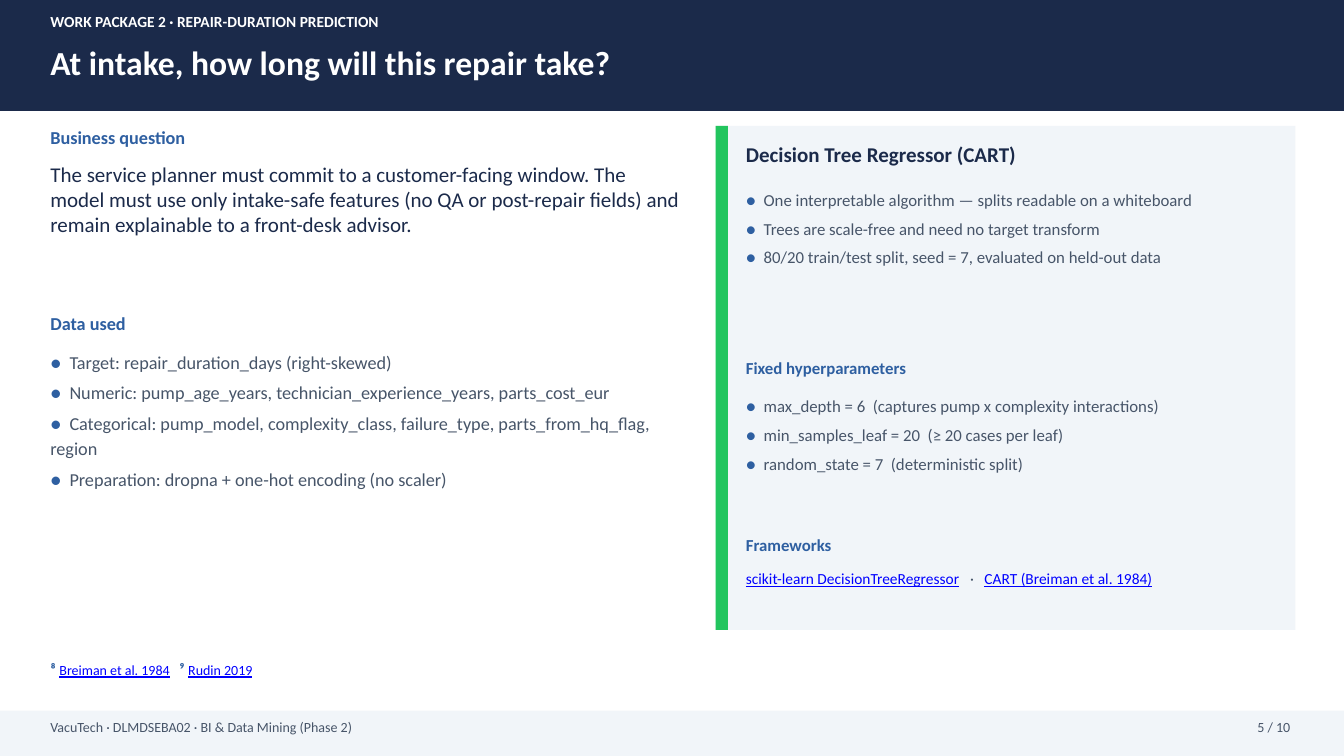
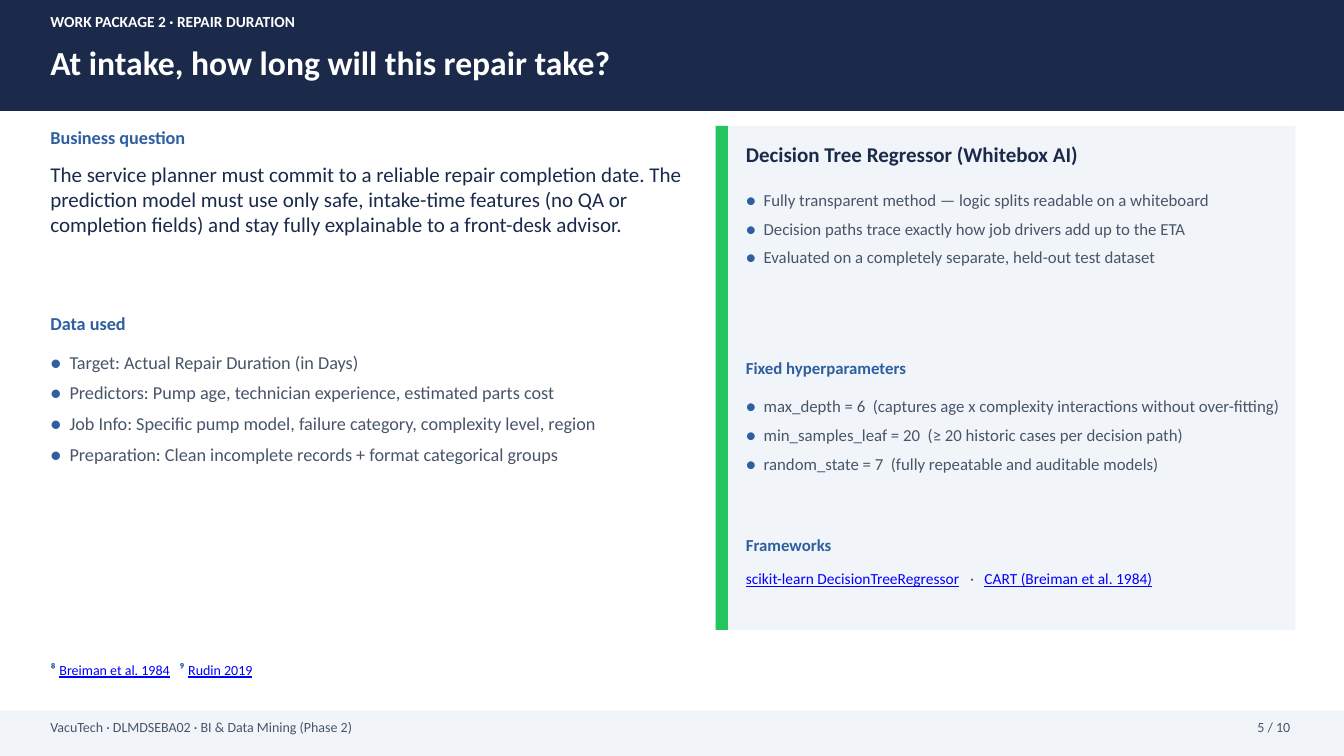
Before and after one commit to jaysplen/bi1_project_v3, a slide deck: slide 5 of PRESENTATION.pptx. Drawn at 1344x756 pixels with LibreOffice and Linux fonts; fonts in the diff are those of the drawing. Boxes give left, top, right and bottom in pixels: in the first picture for what was removed or moved away, otherwise in the second. Text is boxed around its words. In the diff, an @@ line names an element or a change of style, - is before the commit and + after.

```diff
--- a/PRESENTATION.pptx
+++ b/PRESENTATION.pptx
@@ text at box(50, 17, 295, 27): text changed @@
-WORK PACKAGE 2 · REPAIR-DURATION PREDICTION
+WORK PACKAGE 2 · REPAIR DURATION
@@ text at box(746, 146, 1078, 166): text changed @@
-Decision Tree Regressor (CART)
+Decision Tree Regressor (Whitebox AI)
@@ text at box(50, 167, 681, 236): text changed @@
-The service planner must commit to a customer-facing window. The model must use only intake-safe features (no QA or post-repair fields) and remain explainable to a front-desk advisor.
+The service planner must commit to a reliable repair completion date. The prediction model must use only safe, intake-time features (no QA or completion fields) and stay fully explainable to a front-desk advisor.
@@ text at box(764, 194, 1209, 266): text changed @@
-● One interpretable algorithm — splits readable on a whiteboard
-● Trees are scale-free and need no target transform
-● 80/20 train/test split, seed = 7, evaluated on held-out data
+● Fully transparent method — logic splits readable on a whiteboard
+● Decision paths trace exactly how job drivers add up to the ETA
+● Evaluated on a completely separate, held-out test dataset
@@ text at box(70, 356, 595, 464): text changed @@
-● Target: repair_duration_days (right-skewed)
-● Numeric: pump_age_years, technician_experience_years, parts_cost_eur
-● Categorical: pump_model, complexity_class, failure_type, parts_from_hq_flag, region
-● Preparation: dropna + one-hot encoding (no scaler)
+● Target: Actual Repair Duration (in Days)
+● Predictors: Pump age, technician experience, estimated parts cost
+● Job Info: Specific pump model, failure category, complexity level, region
+● Preparation: Clean incomplete records + format categorical groups
@@ text at box(764, 400, 1279, 473): text changed @@
-● max_depth = 6 (captures pump x complexity interactions)
-● min_samples_leaf = 20 (≥ 20 cases per leaf)
-● random_state = 7 (deterministic split)
+● max_depth = 6 (captures age x complexity interactions without over-fitting)
+● min_samples_leaf = 20 (≥ 20 historic cases per decision path)
+● random_state = 7 (fully repeatable and auditable models)
```
Also in this commit, not shown: 5 other slides changed, 2 other files.
